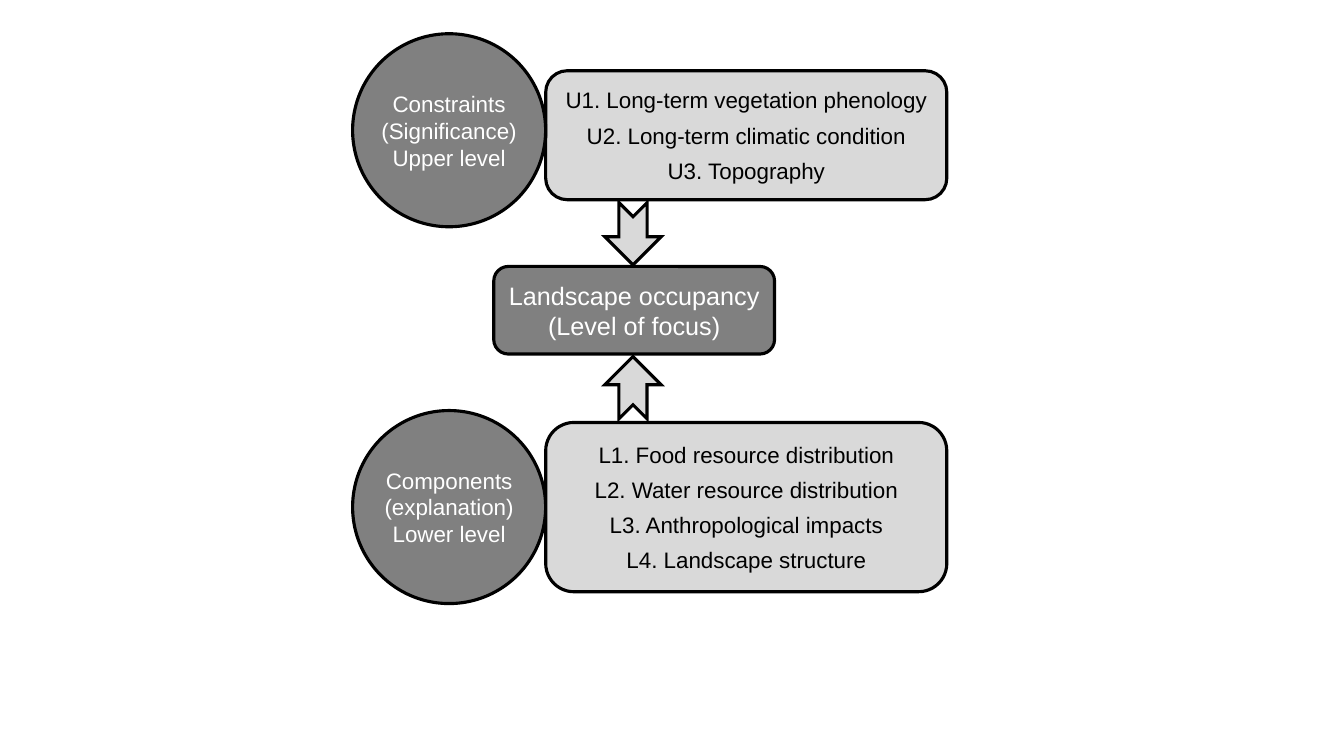
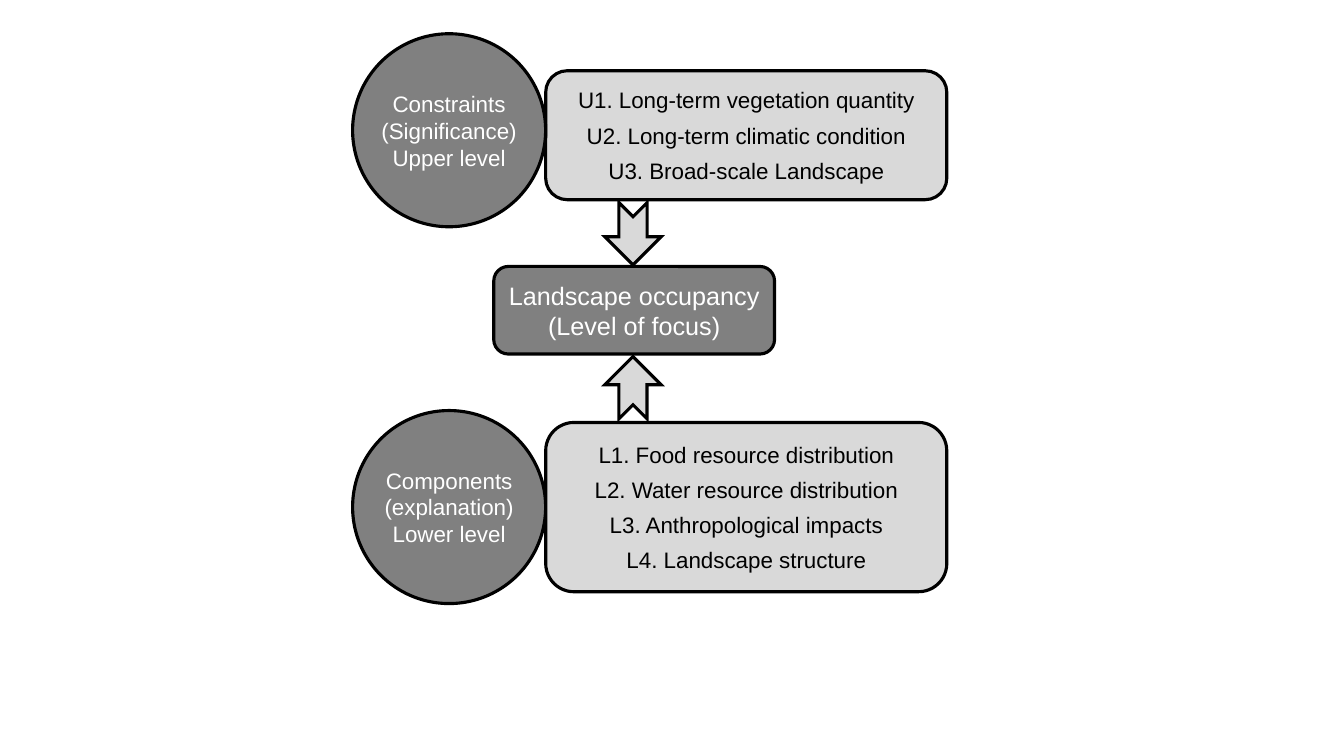
Before and after one commit to LLeiSong/eleDistribution, a slide deck: slide 2 of docs/hierarchy.pptx. Drawn at 1344x756 pixels with LibreOffice and Linux fonts; fonts in the diff are those of the drawing. Boxes give left, top, right and bottom in pixels: in the first picture for what was removed or moved away, otherwise in the second. Text is boxed around its words. In the diff, an @@ line names an element or a change of style, - is before the commit and + after.

```diff
--- a/docs/hierarchy.pptx
+++ b/docs/hierarchy.pptx
@@ text in rounded rectangle at <box>578,91,914,113</box>: text changed @@
-U1. Long-term vegetation phenology
+U1. Long-term vegetation quantity
@@ text in rounded rectangle at <box>608,162,884,184</box>: text changed @@
-U3. Topography
+U3. Broad-scale Landscape
```
Also in this commit, not shown: 4 slides added, 17 other files.
